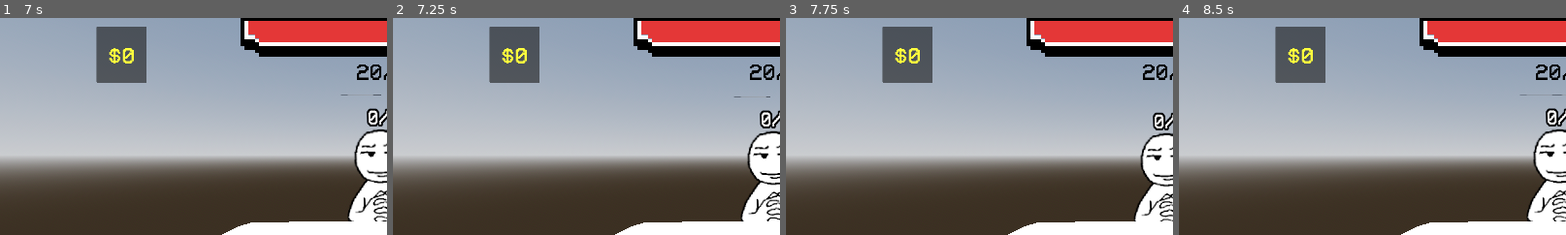
Above: before the commit, frames 1-4 (left to right).
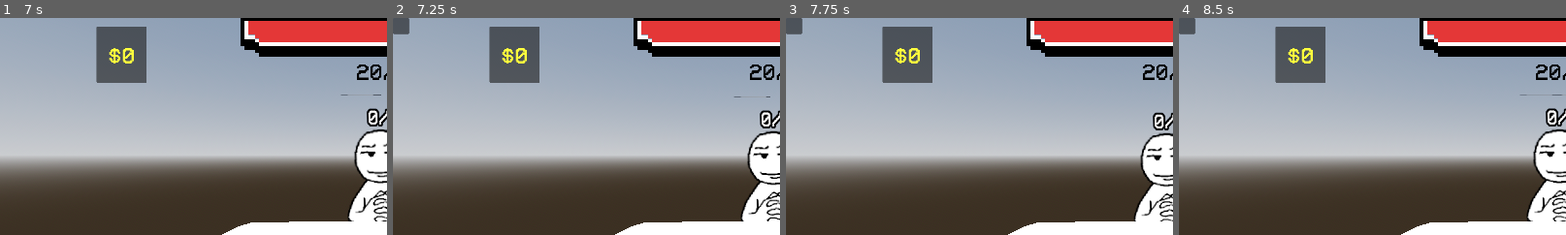
Above: after the commit, the same moments.

Repository: nianjindev/nummus
Game: Godot game, scene res://gui/main_menu.tscn
The game is run twice, just before and just after one commit, with the same random seed, the same clock (stepped at 60 frames per second) and the same inputs.
Inputs:
- Up to frame 1 (7 s): click "Play" at 0.5 s; click "Skip" at 1.25 s; click "Skip" at 2 s; click "Heads" at 2.75 s; tap Enter at 3.5 s; tap Space at 3.77, 4.52, 6.02, 6.77 s
- Up to frame 2 (7.25 s): tap F6 (debug, bound only after the commit) at 7.15 s
- Up to frame 3 (7.75 s): tap Space at 7.52 s
- Up to frame 4 (8.5 s): tap F5 (reload, bound only after the commit) at 7.9 s
The pictures show only the part of the screen within x 0-50%, y 0-50%; the shares and areas given below are measured in that part.

Frame 1 is identical in both runs. In frame 2, 0.3% of the frame differs, in the area x 0-5%, y 0-8%; in frame 3, 0.3%; in frame 4, 0.3%.

Commit message:
added a broken debug menu

Diff:
--- a/nummus-game/autoload/gui_manager.gd
+++ b/nummus-game/autoload/gui_manager.gd
@@ -4,7 +4,8 @@
 var all_ui_path: Dictionary[String, String] = {
 	"global_ui_path":"res://gui/global_ui.tscn",
 	"game_ui_path":"res://gui/game_ui.tscn",
-	"skill_check_path":"res://gui/skill_check.tscn"
+	"skill_check_path":"res://gui/skill_check.tscn",
+	"debug_menu":"res://gui/debug.tscn"
 }
 
 var global_ui: Control
--- a/nummus-game/autoload/scene_manager.gd
+++ b/nummus-game/autoload/scene_manager.gd
@@ -4,6 +4,9 @@
 
 
 func _ready():
+	init_current_scene()
+
+func init_current_scene():
 	var root = get_tree().root
 	# Using a negative index counts from the end, so this gets the last child node of `root`.
 	current_scene = root.get_child(-1)
--- /dev/null
+++ b/nummus-game/gui/debug.gd
@@ -0,0 +1,20 @@
+extends Control
+
+class_name Debug
+
+@onready var VBox: VBoxContainer = $PanelContainer/VBoxContainer
+
+const fps_ms: int = 16
+
+func _ready() -> void:
+	visible = false
+
+
+func _input(event: InputEvent) -> void:
+	if OS.is_debug_build():
+		if event.is_action_pressed("debug"):
+			print("Toggled Debug")
+			visible = not visible
+			get_viewport().set_input_as_handled()
+		if event.is_action_pressed("reload"):
+			print("I will not reload the scene")
--- /dev/null
+++ b/nummus-game/gui/debug.tscn
@@ -0,0 +1,20 @@
+[gd_scene load_steps=2 format=3 uid="uid://bh1gkhm7sl4nj"]
+
+[ext_resource type="Script" uid="uid://df5yd57p5ysi0" path="res://gui/debug.gd" id="1_ivi2l"]
+
+[node name="Debug" type="Control"]
+layout_mode = 3
+anchors_preset = 15
+anchor_right = 1.0
+anchor_bottom = 1.0
+grow_horizontal = 2
+grow_vertical = 2
+script = ExtResource("1_ivi2l")
+
+[node name="PanelContainer" type="PanelContainer" parent="."]
+layout_mode = 0
+offset_right = 40.0
+offset_bottom = 40.0
+
+[node name="VBoxContainer" type="VBoxContainer" parent="PanelContainer"]
+layout_mode = 2
--- a/nummus-game/project.godot
+++ b/nummus-game/project.godot
@@ -53,6 +53,16 @@
 "events": [Object(InputEventKey,"resource_local_to_scene":false,"resource_name":"","device":-1,"window_id":0,"alt_press …(191 unchanged characters)…
 ]
 }
+debug={
+"deadzone": 0.2,
+"events": [Object(InputEventKey,"resource_local_to_scene":false,"resource_name":"","device":-1,"window_id":0,"alt_pressed":false,"shift_pressed":false,"ctrl_pressed":false,"meta_pressed":false,"pressed":false,"keycode":0,"physical_keycode":4194337,"key_label":0,"unicode":0,"location":0,"echo":false,"script":null)
+]
+}
+reload={
+"deadzone": 0.2,
+"events": [Object(InputEventKey,"resource_local_to_scene":false,"resource_name":"","device":-1,"window_id":0,"alt_pressed":false,"shift_pressed":false,"ctrl_pressed":false,"meta_pressed":false,"pressed":false,"keycode":0,"physical_keycode":4194336,"key_label":0,"unicode":0,"location":0,"echo":false,"script":null)
+]
+}
 
 [rendering]
 
--- a/nummus-game/resources/coins/coin_base.tres
+++ b/nummus-game/resources/coins/coin_base.tres
@@ -1,4 +1,4 @@
-[gd_resource type="Resource" script_class="Coin_Stats" load_steps=3 format=3 uid="uid://d35ga8hv2jlvh"]
+[gd_resource type="Resource" script_class="CoinStats" load_steps=3 format=3 uid="uid://d35ga8hv2jlvh"]
 
 [ext_resource type="Script" uid="uid://c1jkf850n711e" path="res://resources/coins/coin_class.gd" id="1_3i1ip"]
 [ext_resource type="Texture2D" uid="uid://dtrmefh7wqlh6" path="res://assets/2d/fbcoin_64fitted.png" id="2_j5nci"]
Not shown, added: nummus-game/gui/debug.gd.uid
